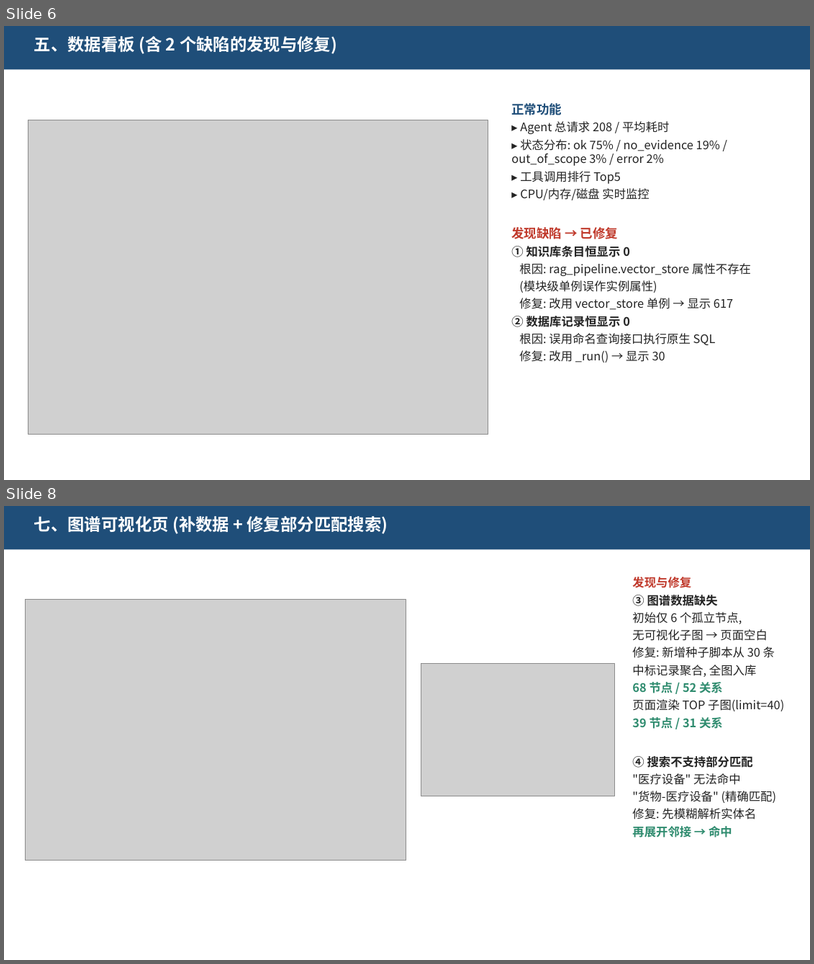
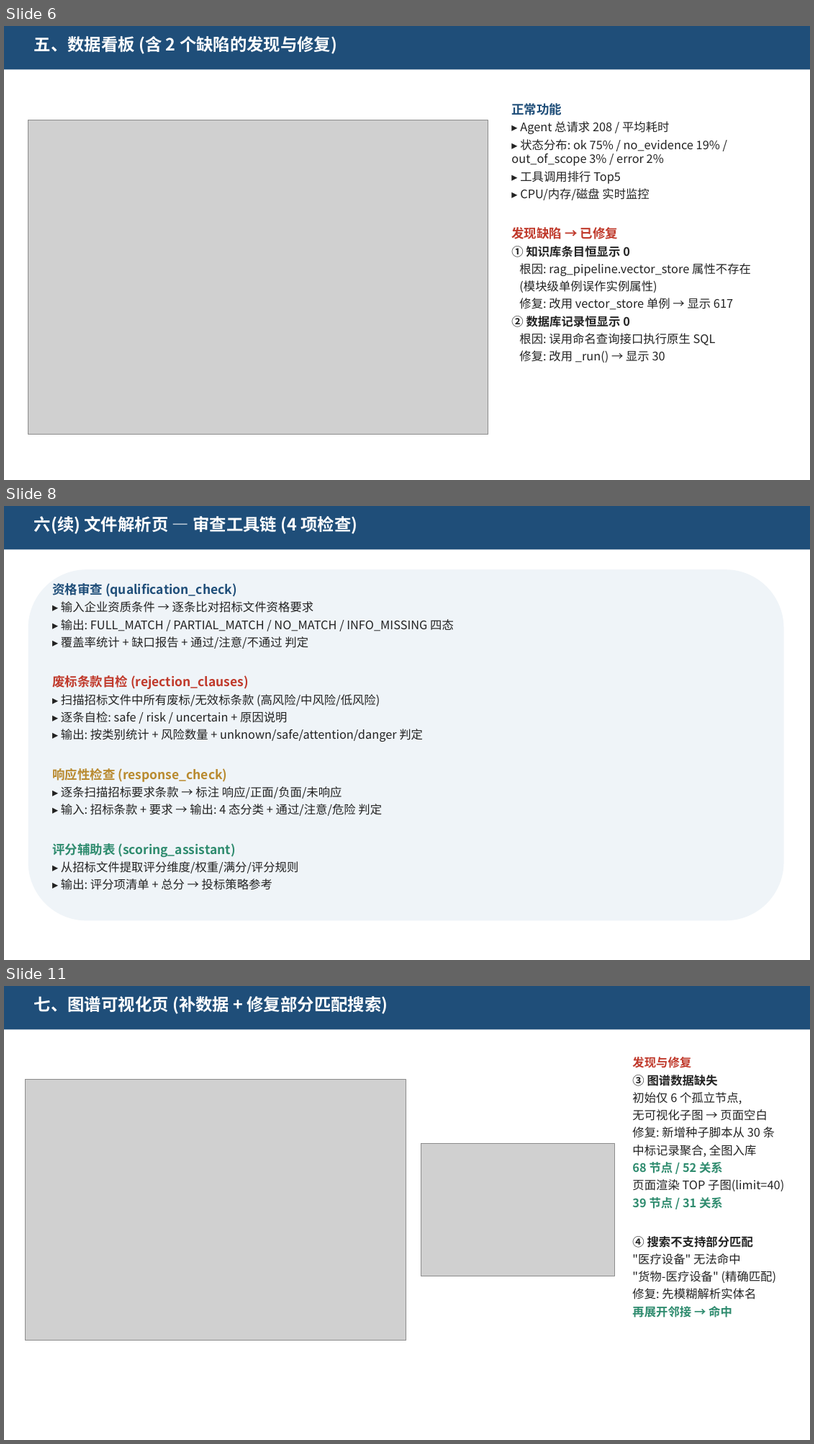
Before and after one commit to wuyang-vs/Bidding_QA_Chatbot, a slide deck: 前端功能测试报告.pptx. Shown one above the other, each under a label of ours: slides 6 and 8 before the commit, slides 6, 8 and 11 after it; the slides between them are not shown. The pictures are 814x964 and 814x1444 pixels, drawn with LibreOffice and Linux fonts; fonts in the diff are those of the drawing; grey boxes stand for pictures. Boxes give left, top, right and bottom in pixels: in the first picture for what was removed or moved away, otherwise in the second. Text is boxed around its words. In the diff, an @@ line names an element or a change of style, - is before the commit and + after.

```diff
--- a/前端功能测试报告.pptx
+++ b/前端功能测试报告.pptx
@@ slide 8 added at (4,506,810,960), background #FFFFFF @@
@@ rectangle added at (4,506,810,549), fill #1F4E79 @@
@@ text added at (34,516,358,534), 20 pt, text #FFFFFF, bold @@
+六(续) 文件解析页 — 审查工具链 (4 项检查)
@@ rounded rectangle added at (28,569,784,921), fill #EFF4F8 @@
@@ text added at (52,583,454,890), 14 pt, text #222222 @@
+资格审查 (qualification_check)
+▸ 输入企业资质条件 → 逐条比对招标文件资格要求
+▸ 输出: FULL_MATCH / PARTIAL_MATCH / NO_MATCH / INFO_MISSING 四态
+▸ 覆盖率统计 + 缺口报告 + 通过/注意/不通过 判定
+废标条款自检 (rejection_clauses)
+▸ 扫描招标文件中所有废标/无效标条款 (高风险/中风险/低风险)
+▸ 逐条自检: safe / risk / uncertain + 原因说明
+▸ 输出: 按类别统计 + 风险数量 + unknown/safe/attention/danger 判定
+响应性检查 (response_check)
+▸ 逐条扫描招标要求条款 → 标注 响应/正面/负面/未响应
+▸ 输入: 招标条款 + 要求 → 输出: 4 态分类 + 通过/注意/危险 判定
+评分辅助表 (scoring_assistant)
+▸ 从招标文件提取评分维度/权重/满分/评分规则
+▸ 输出: 评分项清单 + 总分 → 投标策略参考
@@ what was slide 8 is now slide 11 @@
```
Also in this commit, not shown: 4 slides changed, 2 other slides added, 1 other file.
